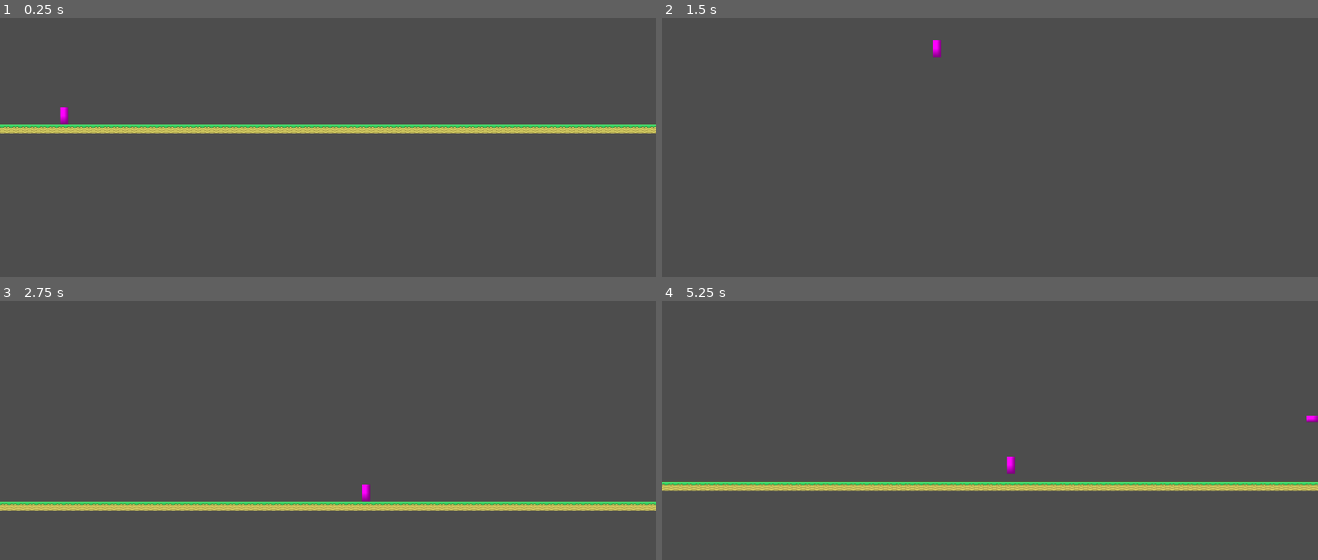
Above: before the commit, frames 1-4 (two rows, left to right).
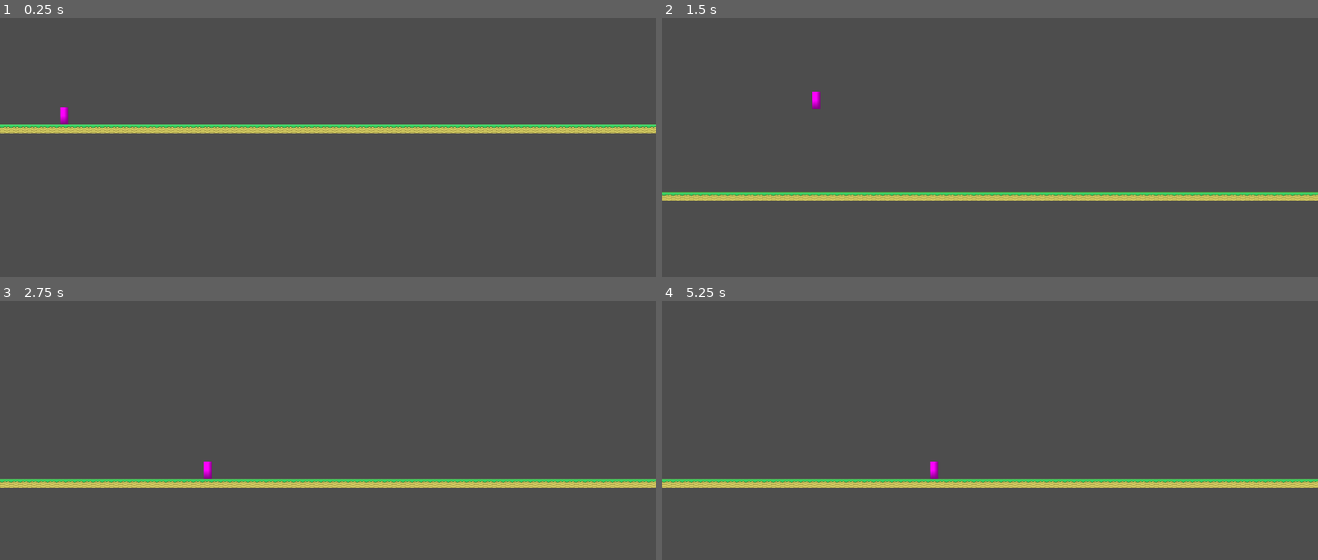
Above: after the commit, the same moments.

Repository: zhao1306/Antigame-Platformer
Game: Godot game, scene res://node_2d.tscn
The game is run twice, just before and just after one commit, with the same random seed, the same clock (stepped at 60 frames per second) and the same inputs.
Inputs:
- Up to frame 1 (0.25 s): no input
- Up to frame 2 (1.5 s): tap Enter (ui_accept) at 0.5, 0.77 s; hold Right (ui_right) from 0.53 s (still down); tap J at 0.6 s; tap K at 1.35 s
- Up to frame 3 (2.75 s): tap Enter (ui_accept) at 1.52 s; release Right (ui_right) at 2.03 s; hold Left (ui_left) from 2.03 s (still down); tap J at 2.1 s
- Up to frame 4 (5.25 s): release Left (ui_left) at 2.78 s; hold Right (ui_right) 2.78-4.28 s; tap K at 2.85, 4.35 s; tap Enter (ui_accept) at 3.02, 3.77, 4.52 s; tap J at 3.6, 5.1 s; hold Left (ui_left) 4.28-5.03 s; hold Right (ui_right) from 5.03 s (still down)

The runs differ from the first frame. In frame 2, 3.6% of the frame differs, in the area x 0-100%, y 8-71%; in frame 3, 7.1%, in the area x 0-100%, y 62-82%; in frame 4, 4.3%.

Commit message:
tweaks to jump height, feels balanced

Diff:
--- a/TimeStateManager.gd
+++ b/TimeStateManager.gd
@@ -15,8 +15,8 @@
 var time_scale: float = 1.0  # Current time scale multiplier
 
 # Time scale values for each state
-const SLOW_SCALE: float = 0.5   # Half speed
-const FAST_SCALE: float = 2.0   # Double speed
+const SLOW_SCALE: float = 0.75   # 3/4 speed
+const FAST_SCALE: float = 1.25   # 5/4 speed
 const POWERUP_SCALE: float = 1.0  # Normal speed
 
 func _ready():
--- a/node_2d.tscn
+++ b/node_2d.tscn
@@ -311,13 +311,6 @@
 
 [node name="Player" type="CharacterBody2D" parent="." groups=["player"]]
 script = ExtResource("1_wtcfe")
-max_speed = null
-x_acceleration = null
-x_friction = null
-jump_height = null
-gravity = null
-terminal_velocity = null
-gravity_fall_multiplier = null
 
 [node name="Sprite2D" type="Sprite2D" parent="Player"]
 position = Vector2(-5.9604616e-08, -1.4305115e-06)
--- a/player.gd
+++ b/player.gd
@@ -7,7 +7,7 @@
 @export_range(100, 5000) var x_friction: float = 4000.0      # Base friction (px/s²)
 
 @export_category("Jumping and Gravity")
-@export_range(100, 5000) var jump_height: float = 500.0        # Desired jump apex height (px)
+@export_range(100, 5000) var jump_height: float = 350.0        # Desired jump apex height (px)
 @export_range(100, 3000) var y_acceleration: float = 800.0    # Base vertical acceleration (px/s²)
 @export_range(100, 2000) var terminal_velocity: float = 600.0
 
